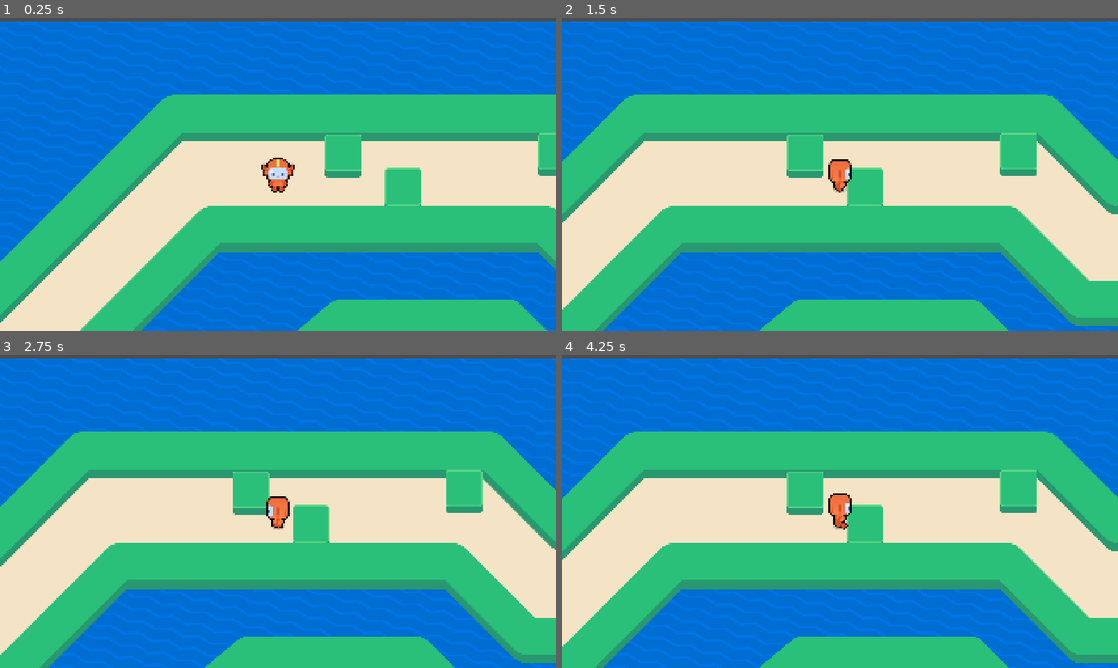
Above: before the commit, frames 1-4 (two rows, left to right).
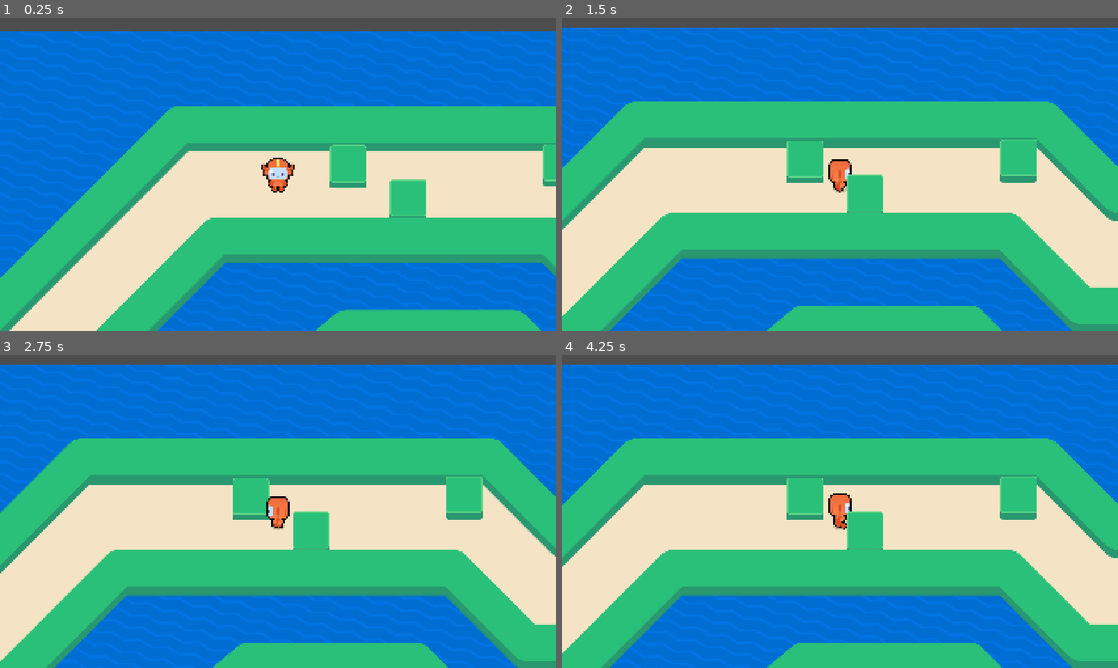
Above: after the commit, the same moments.

Repository: qigoh/Module-9-Top-Down-Movement
Game: Godot game, scene res://lessons/game.tscn
Two runs of this game, one before a commit and one after it. Both use one fixed random seed, a clock stepped at 60 frames per second and the inputs below. The project has no main scene, so this scene is started directly.
Inputs (mouse positions are in pixels of both pictures, inside the frame that each line leads up to):
- Up to frame 1 (0.25 s): no input
- Up to frame 2 (1.5 s): tap Enter (ui_accept) at 0.5, 0.77 s; move the mouse to (962, 158) at 0.52 s; hold Right (move_right) from 0.53 s (still down); tap Space at 0.6 s; click (962, 158) at 0.67 s; move the mouse to (728, 190) at 1.27 s; tap Z at 1.35 s
- Up to frame 3 (2.75 s): tap Enter (ui_accept) at 1.52 s; move the mouse to (333, 442) at 2.02 s; release Right (move_right) at 2.03 s; hold Left (move_left) from 2.03 s (still down); tap Space at 2.1 s
- Up to frame 4 (4.25 s): move the mouse to (812, 574) at 2.77 s; release Left (move_left) at 2.78 s; hold Right (move_right) from 2.78 s (still down); tap Z at 2.85 s; click (812, 574) at 2.92 s; tap Enter (ui_accept) at 3.02, 3.77 s; move the mouse to (1006, 558) at 3.52 s; tap Space at 3.6 s

The runs differ from the first frame. In frame 1, 24% of the frame differs, in the area x 0-100%, y 1-100%; in frame 2, 16%; in frame 3, 16%; in frame 4, 16%.

Commit message:
M9_L7 progress

Diff:
--- a/M09.top_down_movement_workbook/lessons/game.tscn
+++ b/M09.top_down_movement_workbook/lessons/game.tscn
@@ -15,7 +15,7 @@
 [node name="Circuit" parent="." instance=ExtResource("3_gkp25")]
 
 [node name="CharacterBody2D" parent="." instance=ExtResource("1_yasw7")]
-position = Vector2(-476, -814)
+position = Vector2(-493, -852)
 
 [node name="SimpleObstacle" parent="." instance=ExtResource("2_4o7yg")]
 position = Vector2(-250, -953)
--- a/M09.top_down_movement_workbook/lessons/runner.tscn
+++ b/M09.top_down_movement_workbook/lessons/runner.tscn
@@ -1,9 +1,47 @@
-[gd_scene load_steps=8 format=3 uid="uid://p75euy1gcr34"]
+[gd_scene load_steps=16 format=3 uid="uid://p75euy1gcr34"]
 
 [ext_resource type="Script" uid="uid://cpxf6c874di4x" path="res://lessons/runner.gd" id="1_h1hi2"]
 [ext_resource type="Texture2D" uid="uid://dbcmxo51msi8m" path="res://assets/runner/shadow.png" id="2_2nvb5"]
 [ext_resource type="PackedScene" uid="uid://bm8s1oaoxngwq" path="res://assets/runner/runner_visual_red.tscn" id="2_h1hi2"]
+[ext_resource type="Texture2D" uid="uid://bkq3gfbp5fwqx" path="res://assets/circle_64x64.png" id="3_x5rx3"]
 [ext_resource type="Shader" uid="uid://bwhexggpo0snf" path="res://assets/character_contour.gdshader" id="4_x5rx3"]
+
+[sub_resource type="Curve" id="Curve_x5rx3"]
+_data = [Vector2(0.7384196, 1), 0.0, 0.0, 0, 0, Vector2(1, 0), -3.0048413, 0.0, 0, 0]
+point_count = 2
+
+[sub_resource type="CurveTexture" id="CurveTexture_cl8lt"]
+curve = SubResource("Curve_x5rx3")
+
+[sub_resource type="Curve" id="Curve_cl8lt"]
+_limits = [-200.0, 200.0, 0.0, 1.0]
+_data = [Vector2(0, 161.22963), 0.0, 239.82117, 0, 0, Vector2(1, 10.919937), 0.0, 0.0, 0, 0]
+point_count = 2
+
+[sub_resource type="CurveTexture" id="CurveTexture_d46nv"]
+curve = SubResource("Curve_cl8lt")
+
+[sub_resource type="Curve" id="Curve_agra7"]
+_data = [Vector2(0, 0), 0.0, 0.0, 0, 0, Vector2(1, 1), 0.0, 0.0, 0, 0]
+point_count = 2
+
+[sub_resource type="CurveTexture" id="CurveTexture_pb15w"]
+curve = SubResource("Curve_agra7")
+
+[sub_resource type="ParticleProcessMaterial" id="ParticleProcessMaterial_28xeg"]
+particle_flag_disable_z = true
+angle_min = -179.99998
+angle_max = -179.99998
+direction = Vector3(0, -1, 0)
+initial_velocity_max = 2.0
+gravity = Vector3(0, -10, 0)
+linear_accel_min = -2.2351742e-06
+linear_accel_max = 1.9999977
+linear_accel_curve = SubResource("CurveTexture_d46nv")
+scale_min = 0.19999999
+scale_max = 0.29999998
+scale_curve = SubResource("CurveTexture_pb15w")
+alpha_curve = SubResource("CurveTexture_cl8lt")
 
 [sub_resource type="CircleShape2D" id="CircleShape2D_h1hi2"]
 radius = 23.0
@@ -27,6 +65,13 @@
 scale = Vector2(0.5, 0.5)
 texture = ExtResource("2_2nvb5")
 
+[node name="GPUParticles2D" type="GPUParticles2D" parent="."]
+position = Vector2(0, 33)
+emitting = false
+amount = 10
+texture = ExtResource("3_x5rx3")
+process_material = SubResource("ParticleProcessMaterial_28xeg")
+
 [node name="SubViewport" type="SubViewport" parent="."]
 transparent_bg = true
 size = Vector2i(124, 150)
--- a/M09.top_down_movement_workbook/test_particles.tscn
+++ b/M09.top_down_movement_workbook/test_particles.tscn
@@ -33,7 +33,7 @@
 angle_min = -179.99998
 angle_max = 180.00002
 direction = Vector3(0, -1, 0)
-spread = 0.0
+spread = 20.0
 initial_velocity_min = 50.0
 initial_velocity_max = 70.0
 gravity = Vector3(0, 0, 0)
